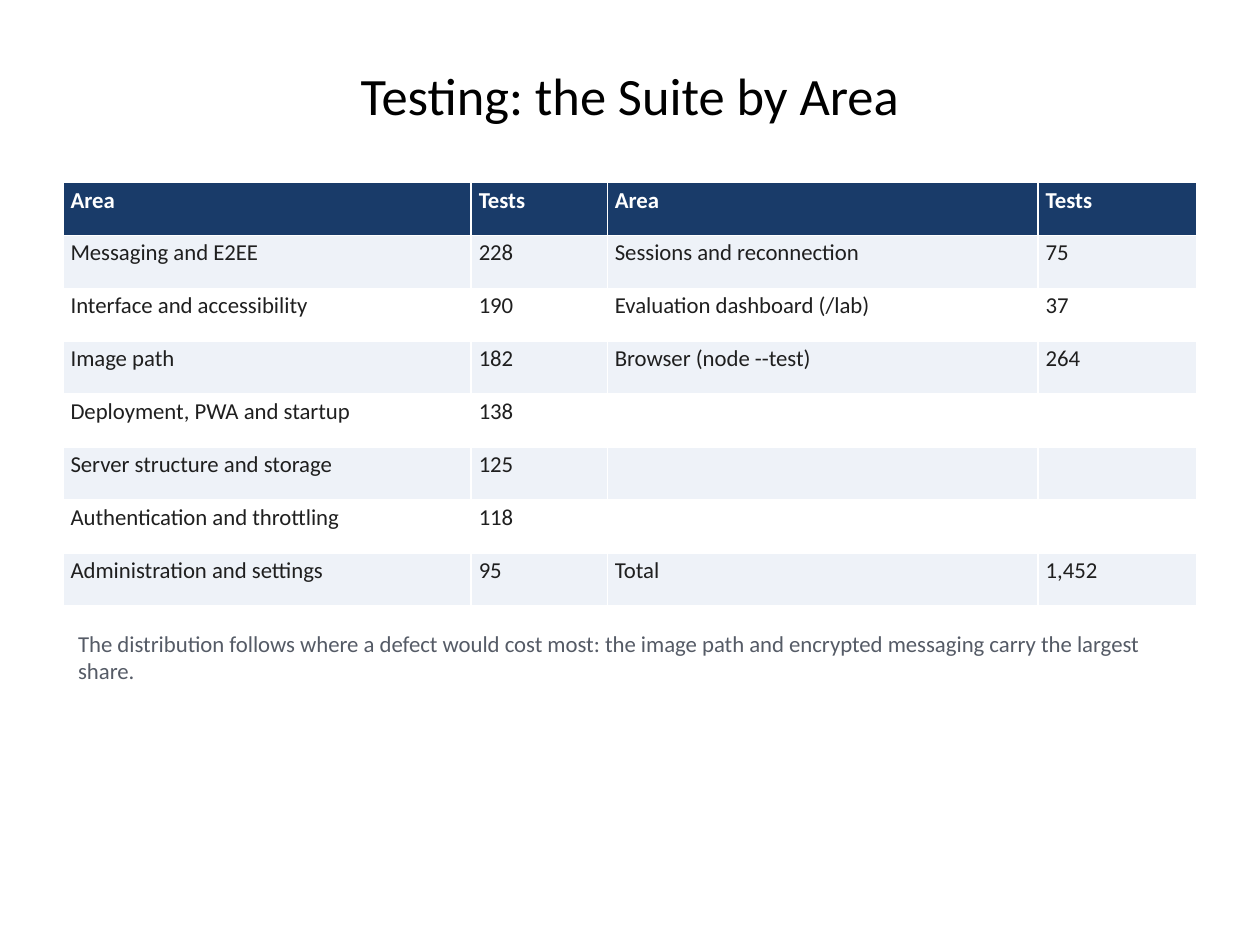
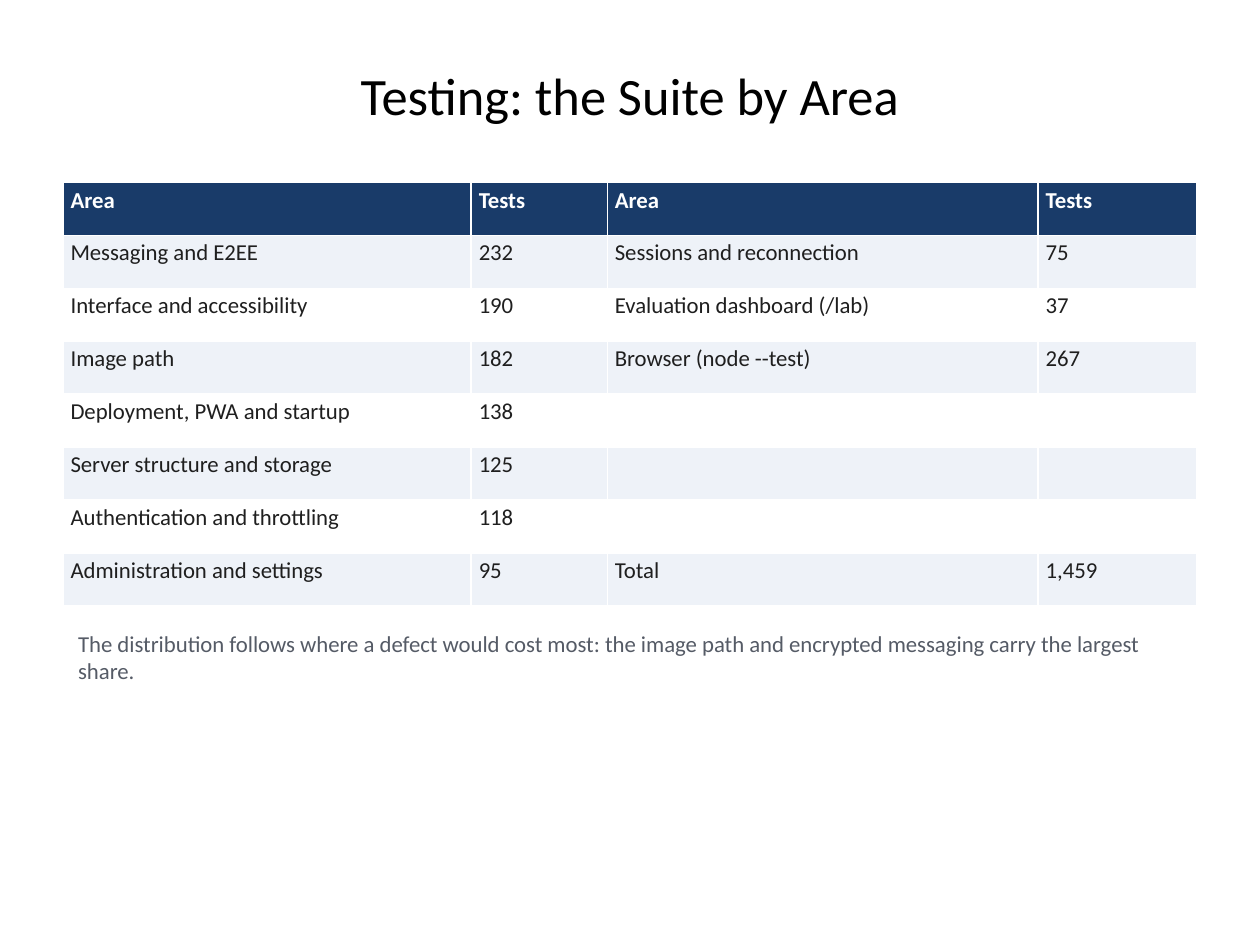
Before and after one commit to 1337PAIN/Reveal-X-chat, a slide deck: slide 27 of Reveal-X_FYP_Presentation.pptx. Drawn at 1260x945 pixels with LibreOffice and Linux fonts; fonts in the diff are those of the drawing; background and template pictures are left out. Boxes give left, top, right and bottom in pixels: in the first picture for what was removed or moved away, otherwise in the second. Text is boxed around its words. In the diff, an @@ line names an element or a change of style, - is before the commit and + after.

```diff
--- a/Reveal-X_FYP_Presentation.pptx
+++ b/Reveal-X_FYP_Presentation.pptx
@@ table at (63, 183, 1197, 606) @@
-row 2, column 2: 228
+row 2, column 2: 232
-row 4, column 4: 264
+row 4, column 4: 267
-row 8, column 4: 1,452
+row 8, column 4: 1,459
```
Also in this commit, not shown: 3 other slides changed, 22 other files.
